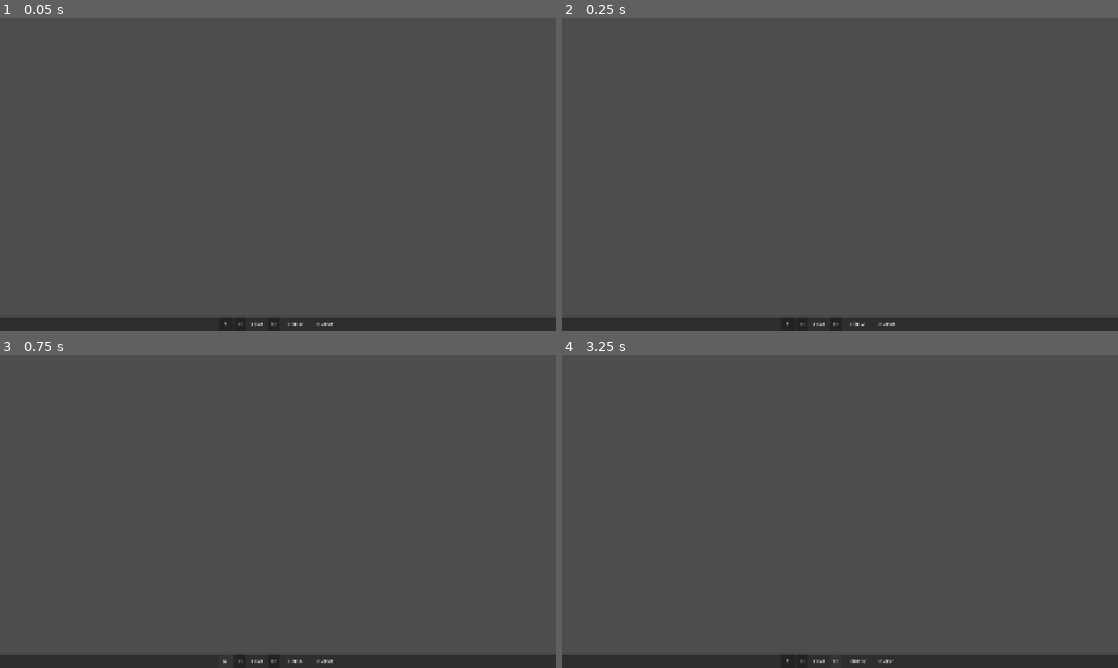
Above: before the commit, frames 1-4 (two rows, left to right).
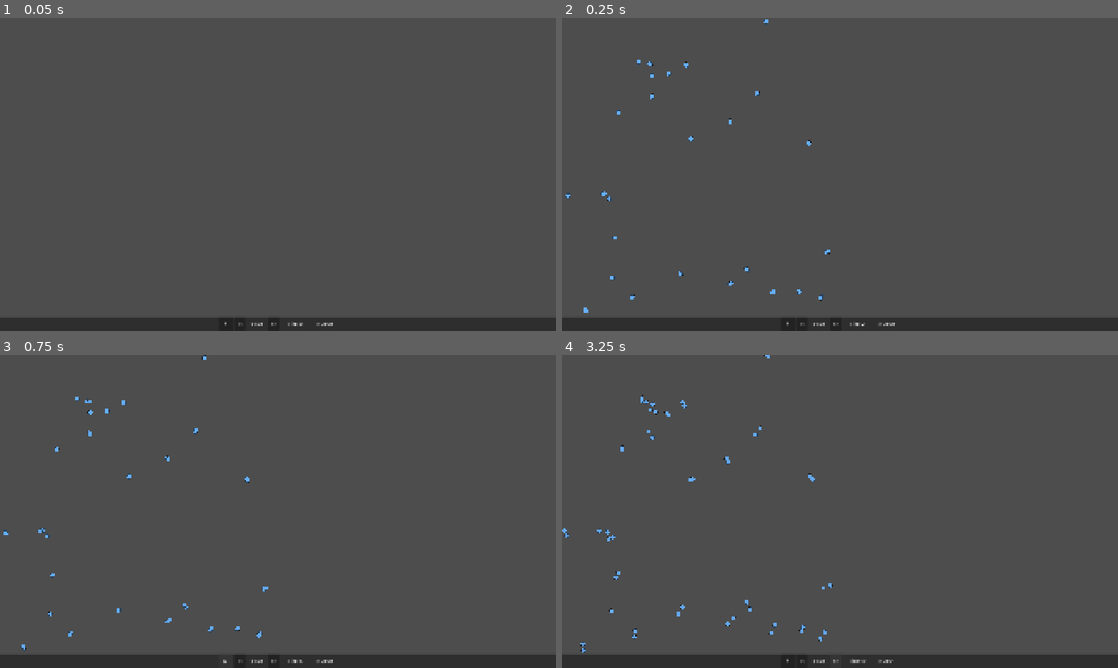
Above: after the commit, the same moments.

Repository: trinityUwU/Primordia
Game: Godot game, scene res://scenes/World.tscn
Two runs of this game, one before a commit and one after it. Both use one fixed random seed, a clock stepped at 60 frames per second and the inputs below.
Inputs:
- Up to frame 1 (0.05 s): no input
- Up to frame 2 (0.25 s): no input
- Up to frame 3 (0.75 s): click "⏸" at 0.5 s
- Up to frame 4 (3.25 s): click "▶" at 1.25 s; click "<<" at 2 s; click ">>" at 2.75 s

Frame 1 is identical in both runs. In frame 2, 0.3% of the frame differs, in the area x 0-49%, y 0-95%; in frame 3, 0.3%; in frame 4, 0.5%, in the area x 0-49%, y 0-96%.
Error before the commit: Parse Error: Identifier "_on_agent_died" not declared in the current scope. (res://scripts/managers/PopulationManager.gd:46)

Commit message:
fix: resolve class_name loading order in autoloads
Use preload() + untyped Array to avoid GDScript parse errors
when PopulationManager loads before class_name registration

Co-Authored-By: Claude Sonnet 4.6 <noreply@anthropic.com>

Diff:
--- a/scripts/managers/PopulationManager.gd
+++ b/scripts/managers/PopulationManager.gd
@@ -1,9 +1,13 @@
 extends Node
+
+const AgentBaseScript: GDScript = preload("res://scripts/agents/AgentBase.gd")
+const BacteriumScript: GDScript = preload("res://scripts/agents/Bacterium.gd")
+const VirusScript: GDScript = preload("res://scripts/agents/Virus.gd")
 
 const MAX_AGENTS: int = 2000
 const INITIAL_BACTERIA: int = 50
 
-var _agents: Array[AgentBase] = []
+var _agents: Array = []
 var _agent_layer: Node2D = null
 
 
@@ -21,10 +25,10 @@
 		spawn_bacterium(pos)
 
 
-func spawn_bacterium(pos: Vector2, genome: Dictionary = {}) -> Bacterium:
+func spawn_bacterium(pos: Vector2, genome: Dictionary = {}) -> Node2D:
 	if _agents.size() >= MAX_AGENTS:
 		return null
-	var b: Bacterium = Bacterium.new()
+	var b: Node2D = BacteriumScript.new()
 	b.global_position = pos
 	if not genome.is_empty():
 		b.genome = genome
@@ -32,16 +36,20 @@
 	return b
 
 
-func spawn_virus(pos: Vector2) -> Virus:
+func spawn_virus(pos: Vector2) -> Node2D:
 	if _agents.size() >= MAX_AGENTS:
 		return null
-	var v: Virus = Virus.new()
+	var v: Node2D = VirusScript.new()
 	v.global_position = pos
 	_register_agent(v)
 	return v
 
 
-func _register_agent(agent: AgentBase) -> void:
+func _on_agent_died(agent: Node2D) -> void:
+	pass
+
+
+func _register_agent(agent: Node2D) -> void:
 	_agents.append(agent)
 	agent.died.connect(_on_agent_died.bind(agent))
 	if _agent_layer != null:
@@ -63,7 +71,7 @@
 
 
 func _purge_dead() -> void:
-	var alive_agents: Array[AgentBase] = []
+	var alive_agents: Array = []
 	for agent in _agents:
 		if agent.alive:
 			alive_agents.append(agent)
@@ -92,8 +100,8 @@
 	return count
 
 
-func get_agents_in_radius(pos: Vector2, radius: float) -> Array[AgentBase]:
-	var result: Array[AgentBase] = []
+func get_agents_in_radius(pos: Vector2, radius: float) -> Array:
+	var result: Array = []
 	var radius_sq: float = radius * radius
 	for agent in _agents:
 		if agent.alive and agent.global_position.distance_squared_to(pos) <= radius_sq:
@@ -101,5 +109,5 @@
 	return result
 
 
-func get_all_agents() -> Array[AgentBase]:
+func get_all_agents() -> Array:
 	return _agents
--- a/scripts/rendering/AgentRenderer.gd
+++ b/scripts/rendering/AgentRenderer.gd
@@ -1,5 +1,8 @@
 class_name AgentRenderer
 extends Node2D
+
+const BacteriumScript: GDScript = preload("res://scripts/agents/Bacterium.gd")
+const VirusScript: GDScript = preload("res://scripts/agents/Virus.gd")
 
 const COLOR_GRAM_POS: Color = Color(0.4, 0.7, 1.0, 0.9)
 const COLOR_GRAM_NEG: Color = Color(1.0, 0.45, 0.2, 0.9)
@@ -15,17 +18,17 @@
 func _draw() -> void:
 	if not is_instance_valid(PopulationManager):
 		return
-	var agents: Array[AgentBase] = PopulationManager.get_all_agents()
+	var agents: Array = PopulationManager.get_all_agents()
 	for agent in agents:
 		if not agent.alive:
 			continue
-		if agent is Bacterium:
-			_draw_bacterium(agent as Bacterium)
-		elif agent is Virus:
-			_draw_virus(agent as Virus)
+		if agent.get_script() == BacteriumScript:
+			_draw_bacterium(agent)
+		elif agent.get_script() == VirusScript:
+			_draw_virus(agent)
 
 
-func _draw_bacterium(b: Bacterium) -> void:
+func _draw_bacterium(b: Node2D) -> void:
 	var pos: Vector2 = b.global_position
 	if b.is_spore():
 		draw_circle(pos, SPORE_RADIUS, COLOR_SPORE)
@@ -38,7 +41,7 @@
 	draw_arc(pos, radius, 0.0, TAU, 12, COLOR_OUTLINE, 0.8)
 
 
-func _draw_virus(v: Virus) -> void:
+func _draw_virus(v: Node2D) -> void:
 	var pos: Vector2 = v.global_position
 	_draw_pentagon(pos, VIRUS_RADIUS, COLOR_VIRUS)
 
